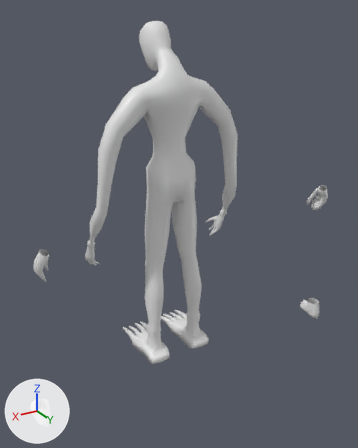
An edit to the Blender file Toys/Practices/Humanlike/Wendigo/MonsterFromBaseMesh_2.blend, drawn before and after from the same camera.
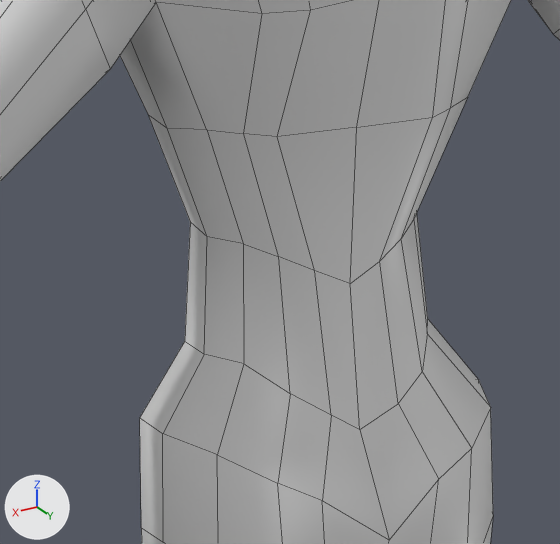
There are two pictures of each version: one whole from a 50 mm lens placed at (4.07, 7.09, 2.97), pointed at (-0.02, 0.27, -0.44), one close up on the part from 35% to 57% of the width and 24% to 41% of the height. The axes (+X, +Y, +Z) are drawn at lower left. The lights are the same throughout. The close-ups show mesh edges as thin lines.
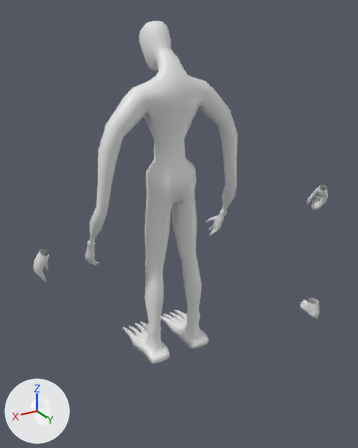
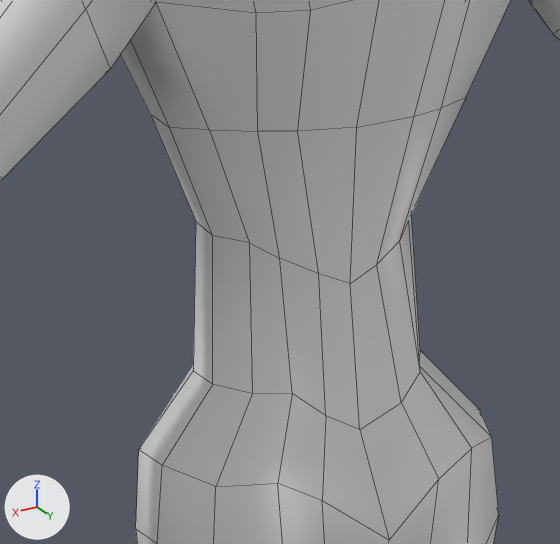
The change in detail:
me_cube has 1018 vertices, 987 faces and spans x 0.0..5.94, y -1.87..2.34, z -6.27..5.66.
me_cube is used by ob_cube; location (0.0, 0.0, 0.0); scale (0.5, 0.5, 0.5).
Before the commit, vertices of me_cube: 1 (0.75, 0.48, 0.58), 3 (0.83, -0.14, 0.61) at pixel (141, 527), 17 (0.68, 0.32, 2.57) at pixel (206, 129), 18 (0.46, 0.22, 2.0) at pixel (243, 243), 19 (0.49, 0.28, 1.46) at pixel (243, 363).
Before the commit, vertices of me_cube: 21 (0.76, -0.11, 2.57) at pixel (147, 114), 22 (0.52, -0.16, 2.03) at pixel (190, 221), 23 (0.56, -0.16, 1.47) at pixel (184, 341), 42 (0.74, 0.46, 1.11) at pixel (217, 454), 43 (0.82, -0.15, 1.14) at pixel (139, 417).
Before the commit, vertices of me_cube: 68 (0.36, 0.47, 1.34) at pixel (290, 393), 75 (0.35, -0.33, 2.0), 76 (0.57, -0.32, 2.54), 92 (0.88, 0.18, 0.64) at pixel (163, 542), 95 (0.61, 0.11, 1.48) at pixel (204, 354).
Before the commit, vertices of me_cube: 96 (0.56, 0.07, 2.02) at pixel (207, 236), 97 (0.78, 0.12, 2.55) at pixel (167, 128), 103 (0.86, 0.17, 1.16) at pixel (162, 433).
Part 1, on me_cube:
Vertices 17, 21, 68, 76, 97 of me_cube move by (-0.01, 0.0, 0.0).
Vertices 18, 22, 75, 96 of me_cube move by (-0.03, 0.0, 0.0).
Vertices 19, 23, 95 of me_cube move by (-0.04, 0.0, -0.15).
Vertices 42, 43, 103 of me_cube move by (0.01, 0.0, -0.15).
Vertices 1, 3, 92 of me_cube move by (0.03, 0.0, 0.0).
Vertex 6 of me_cube moves from (0.0, -0.42, 0.08) to (0.0, -0.47, 0.08).
Vertex 24 of me_cube moves from (0.18, -0.43, 0.09) to (0.2, -0.43, 0.09).
Vertex 32 of me_cube moves from (0.18, 0.54, 1.23) at pixel (331, 415) to (0.2, 0.53, 1.23) at pixel (325, 415).
Vertex 33 of me_cube moves from (0.17, 0.38, 1.88) at pixel (314, 270) to (0.15, 0.39, 1.86) at pixel (318, 273).
Vertex 34 of me_cube moves from (0.41, 0.46, 2.53) at pixel (277, 136) to (0.3, 0.47, 2.55) at pixel (297, 131).
Vertex 36 of me_cube moves from (0.21, -0.36, -0.22) to (0.27, -0.36, -0.22).
Vertex 41 of me_cube moves from (0.0, -0.59, 0.67) to (0.0, -0.55, 0.67).
Vertex 69 of me_cube moves from (0.33, 0.32, 1.95) at pixel (278, 256) to (0.32, 0.32, 1.94) at pixel (279, 258).
Vertex 70 of me_cube moves from (0.54, 0.4, 2.55) at pixel (243, 133) to (0.48, 0.42, 2.55) at pixel (257, 131).
Vertex 71 of me_cube moves from (0.53, 0.57, 3.1) at pixel (262, 13) to (0.56, 0.55, 3.1) at pixel (256, 13).
Vertex 74 of me_cube moves from (0.37, -0.35, 1.37) to (0.35, -0.35, 1.37).

Where the change shows, as pixel boxes [x1, y1, x2, y2] in the close-ups (560 x 544 px; the box of a moved part takes in the faces that stretch with it):
part 1 of me_cube, moved or reshaped: before [120, 0, 509, 544]; after [121, 0, 509, 544]
